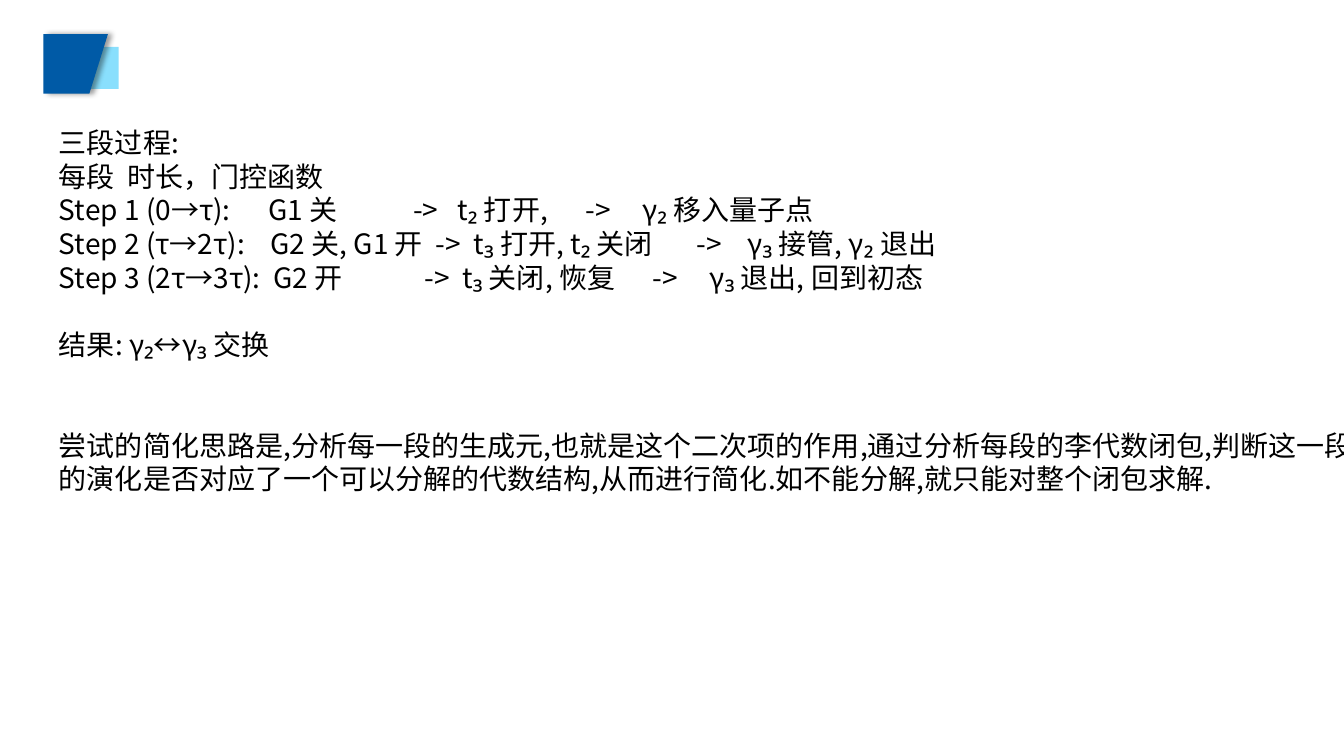
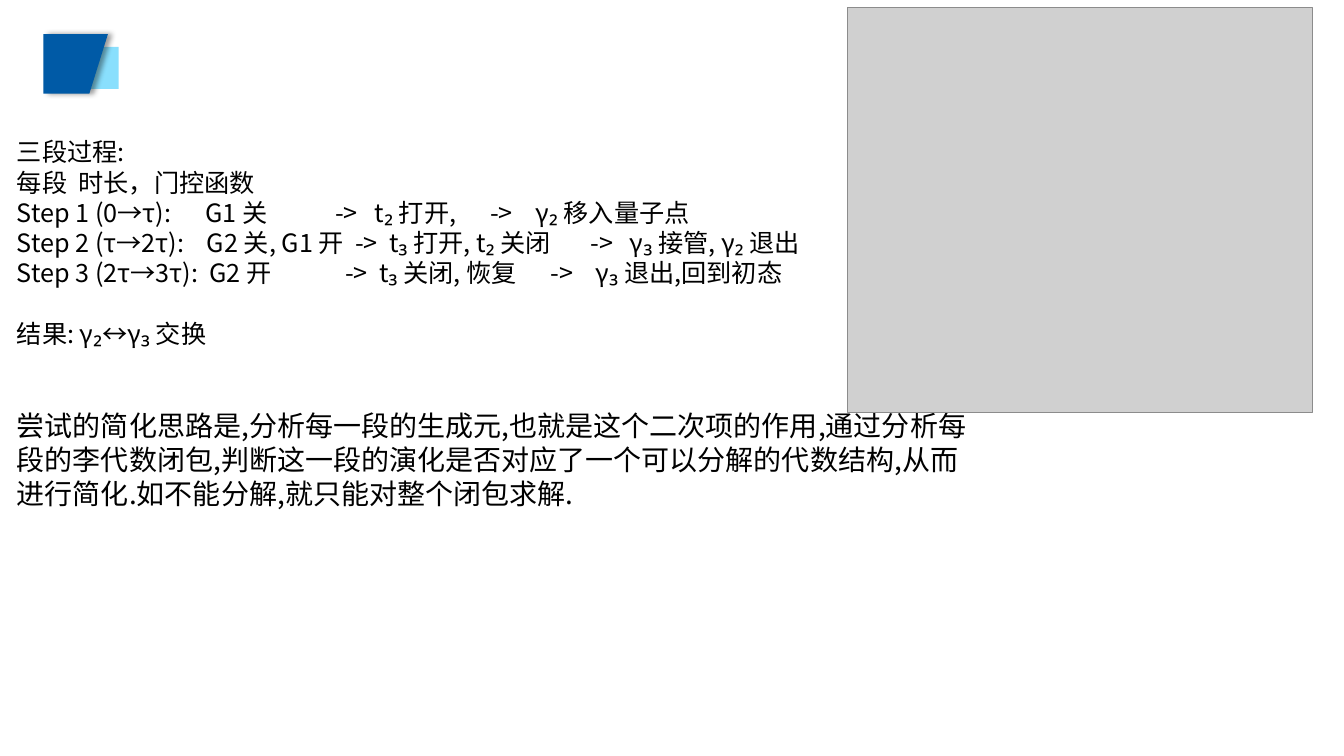
Before and after one commit to Asice-Cloud/quantummmm, a slide deck: slide 4 of ode1/102.pptx (slide 3 before the commit). Drawn at 1344x756 pixels with LibreOffice and Linux fonts; fonts in the diff are those of the drawing; grey boxes stand for pictures. Boxes give left, top, right and bottom in pixels: in the first picture for what was removed or moved away, otherwise in the second. Text is boxed around its words. In the diff, an @@ line names an element or a change of style, - is before the commit and + after.

```diff
--- a/ode1/102.pptx
+++ b/ode1/102.pptx
@@ picture added at [848, 8, 1314, 413] @@
@@ text "三段过程:": place and size @@
-text "三段过程:" at [59, 129, 1344, 494]
+text "三段过程:" at [17, 139, 966, 509]
@@ text at [17, 139, 799, 345]: size 20 to 18 pt in "三段过程:", "每段 时长，门控函数", "Step 1 (0→τ): G1 关 -> t₂ ...", "Step 2 (τ→2τ): G2 关, G1 开 ..." and 1 more places @@
@@ text at [17, 257, 782, 288]: text changed; size 20 to 18 pt @@
-Step 3 (2τ→3τ): G2 开 -> t₃ 关闭, 恢复 -> γ₃ 退出, 回到初态
+Step 3 (2τ→3τ): G2 开 -> t₃ 关闭, 恢复 -> γ₃ 退出,回到初态
```
Also in this commit, not shown: 5 other slides changed, 5 slides added, 37 other files.
